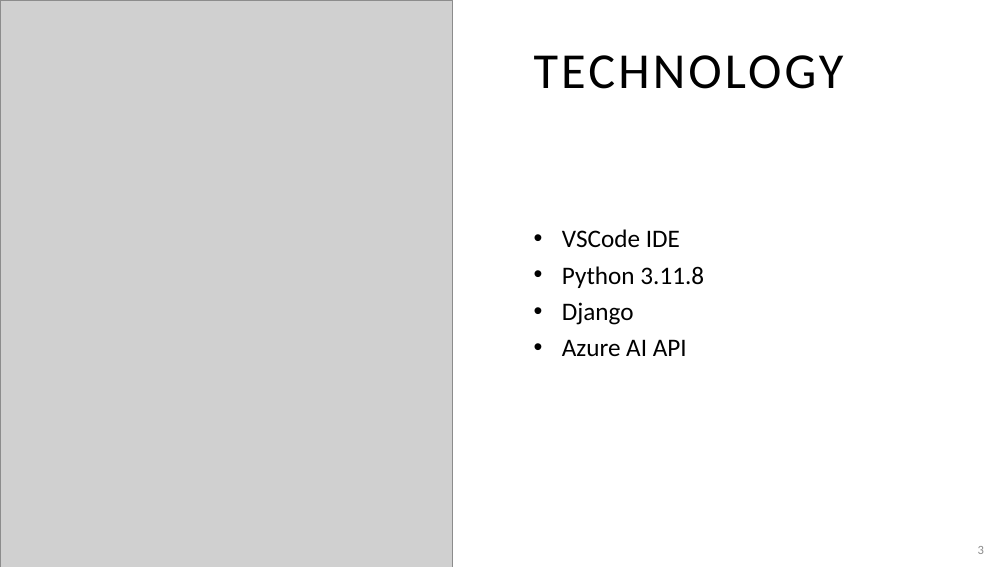
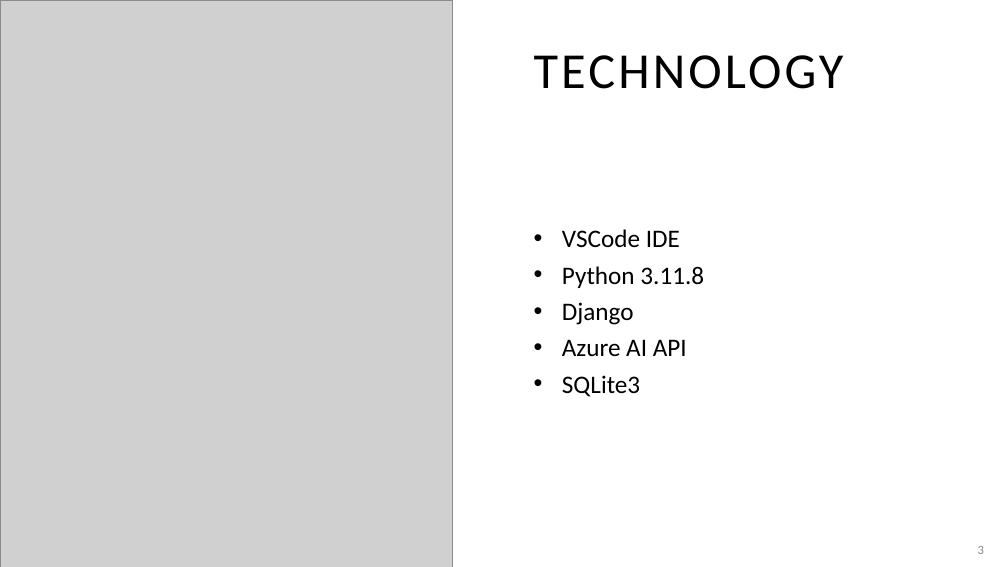
Before and after one commit to adriaonline/CPT200SP24-Team1, a slide deck: slide 3 of Phase 3 Docs/Phase 3 - Presentation.pptx. Drawn at 1008x567 pixels with LibreOffice and Linux fonts; fonts in the diff are those of the drawing; grey boxes stand for pictures. Boxes give left, top, right and bottom in pixels: in the first picture for what was removed or moved away, otherwise in the second. Text is boxed around its words. In the diff, an @@ line names an element or a change of style, - is before the commit and + after.

```diff
--- a/Phase 3 Docs/Phase 3 - Presentation.pptx
+++ b/Phase 3 Docs/Phase 3 - Presentation.pptx
@@ text at (562, 375, 640, 397): paragraph added @@
+• SQLite3
```
Also in this commit, not shown: 2 other slides changed, 1 other file.
